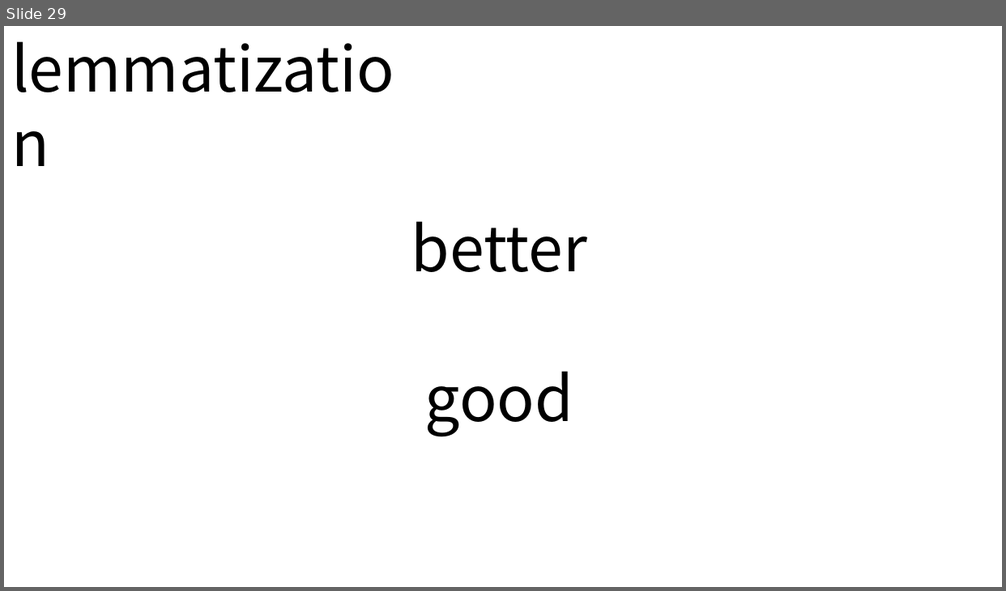
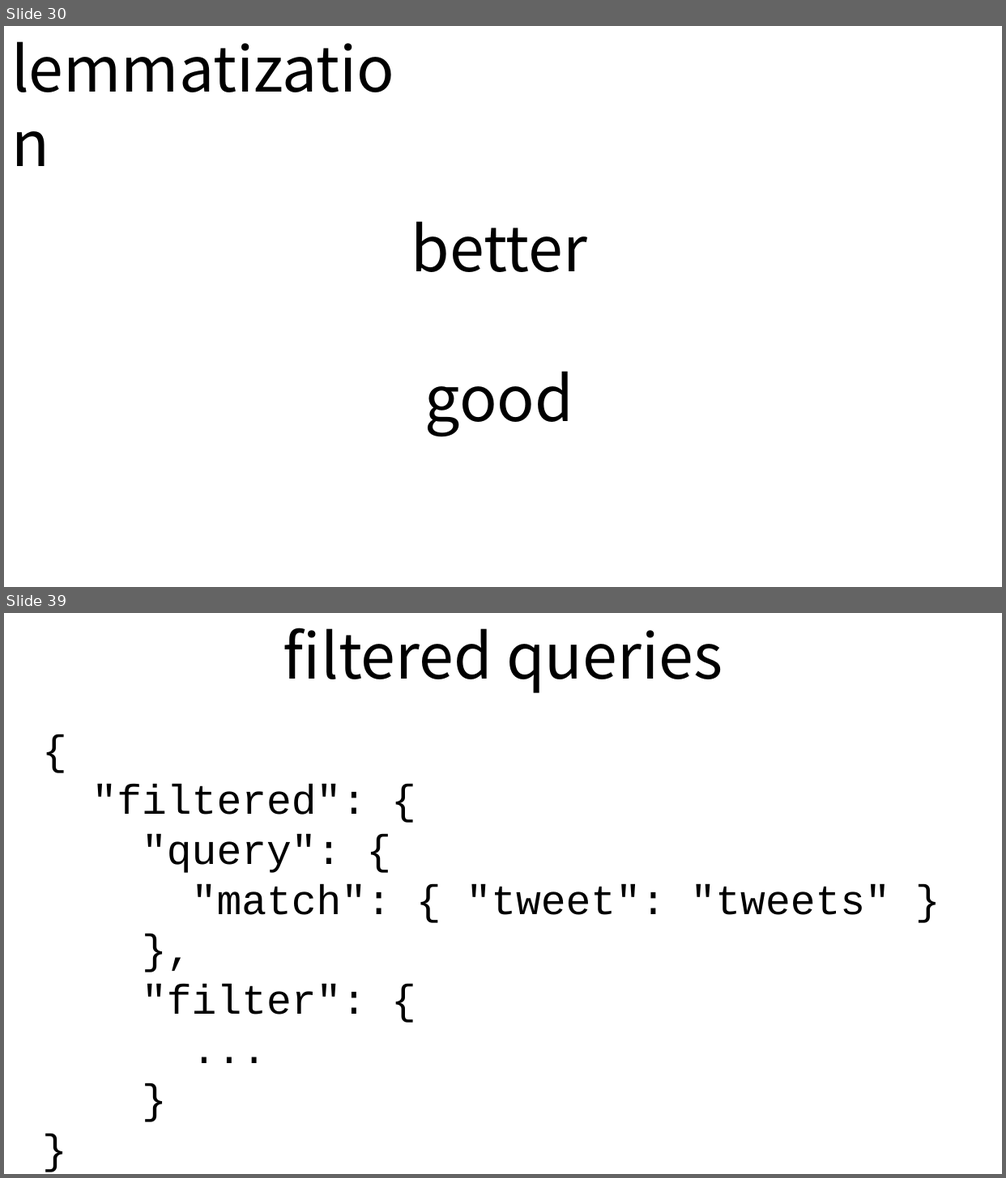
Before and after one commit to andypryor/start_your_search_engines, a slide deck: start_search_engines.pptx. Shown one above the other, each under a label of ours: slide 29 before the commit, slides 30 and 39 after it; the slides between them are not shown. The pictures are 1006x591 and 1006x1178 pixels, drawn with LibreOffice and Linux fonts; fonts in the diff are those of the drawing. Boxes give left, top, right and bottom in pixels: in the first picture for what was removed or moved away, otherwise in the second. Text is boxed around its words. In the diff, an @@ line names an element or a change of style, - is before the commit and + after.

```diff
--- a/start_search_engines.pptx
+++ b/start_search_engines.pptx
@@ slide 39 added at (4,613,1002,1174), background #FFFFFF @@
@@ text added at (283,628,722,693), 60 pt, text #000000 @@
+filtered queries
@@ table added at (92,673,182,703), 1 rows, 1 columns @@
+
@@ text added at (92,784,890,1015), 40 pt, text #000000 @@
+{
+"filtered": {
+"query": {
+"match": { "tweet": "tweets" }
+},
+"filter": {
+...
+}
+}
+}
@@ what was slide 29 is now slide 30 @@
```
Also in this commit, not shown: 4 slides changed, 6 other slides added, 5 slides removed.
